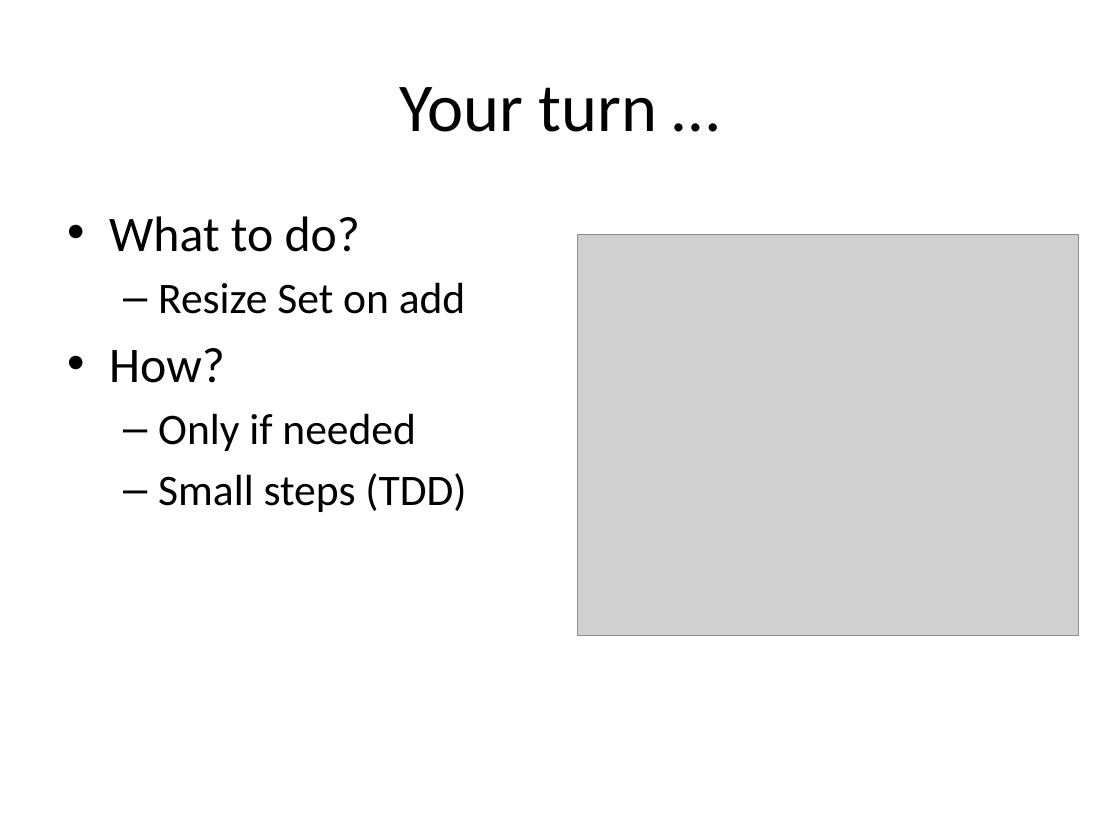
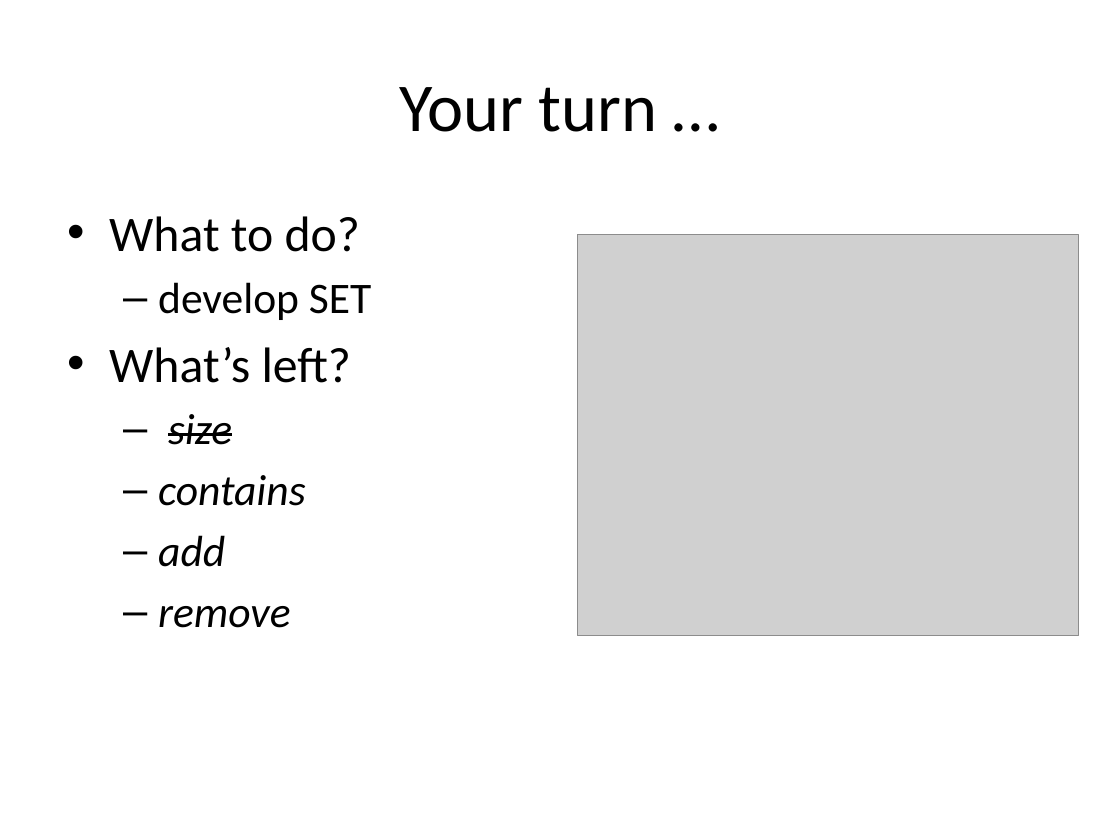
Before and after one commit to gsabev/ista2014, a slide deck: slide 9 of ISTA.pptx (slide 19 before the commit). Drawn at 1120x840 pixels with LibreOffice and Linux fonts; fonts in the diff are those of the drawing; grey boxes stand for pictures. Boxes give left, top, right and bottom in pixels: in the first picture for what was removed or moved away, otherwise in the second. Text is boxed around its words. In the diff, an @@ line names an element or a change of style, - is before the commit and + after.

Commit message:
Update slides

```diff
--- a/ISTA.pptx
+++ b/ISTA.pptx
@@ text at box(109, 282, 371, 628): text changed @@
-  – Resize Set on add
-• How?
-  – Only if needed
-  – Small steps (TDD)
+  – develop SET
+• What’s left?
+  – size
+  – contains
+  – add
+  – remove
```
Also in this commit, not shown: 3 other slides changed, 2 slides added, 9 slides removed.
